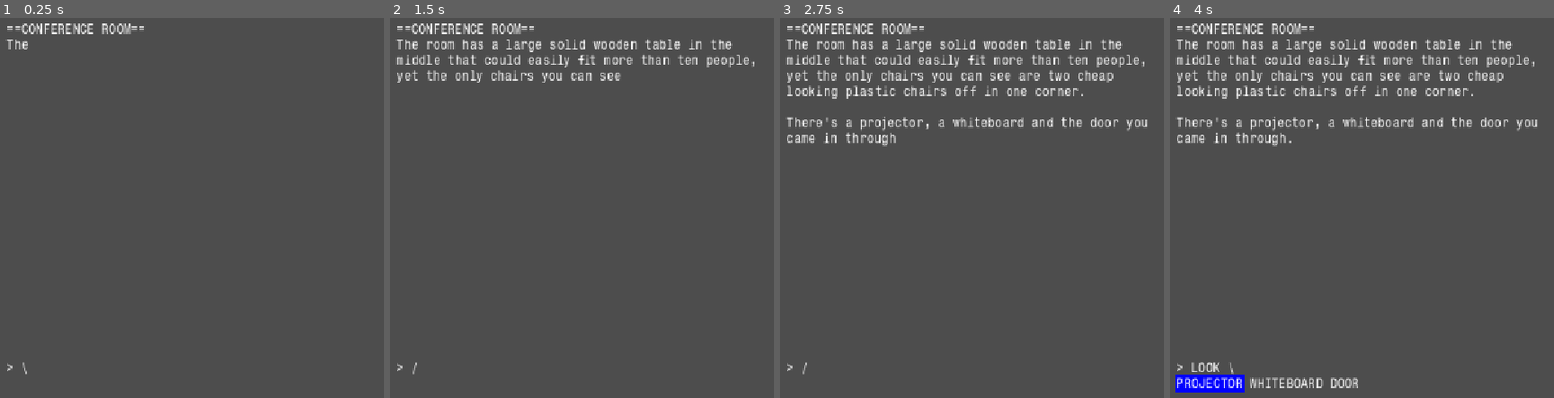
Above: before the commit, frames 1-4 (left to right).
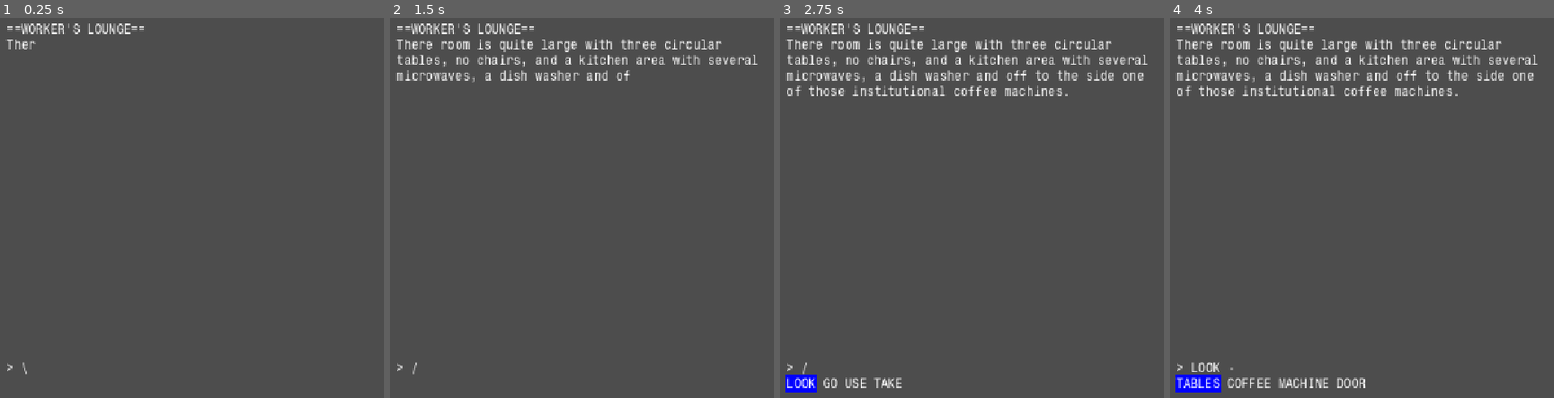
Above: after the commit, the same moments.

Repository: local-minimum/don-t-run
Game: Godot game, scene res://levels/terminal/terminal.tscn
Same seed, same stepped clock (60 frames per second), same inputs: the game is played once before the commit and once after it.
Inputs:
- Up to frame 1 (0.25 s): no input
- Up to frame 2 (1.5 s): no input
- Up to frame 3 (2.75 s): no input
- Up to frame 4 (4 s): tap Enter at 3.5 s

The runs differ from the first frame. In frame 1, 0.4% of the frame differs, in the area x 5-35%, y 1-9%; in frame 2, 3.7%; in frame 3, 7.0%; in frame 4, 7.4%, in the area x 1-96%, y 1-99%.

Commit message:
Workers lounge

Diff:
--- a/levels/terminal/game_interaction.gd
+++ b/levels/terminal/game_interaction.gd
@@ -10,6 +10,12 @@
 func is_target(target: String) -> bool:
     for t: String in triggers:
         if t.ends_with(" %s" % target):
+            return true
+    return false
+
+func is_in_targets(targets: Array[String]) -> bool:
+    for t: String in targets:
+        if is_target(t):
             return true
     return false
 
--- a/levels/terminal/game_place.gd
+++ b/levels/terminal/game_place.gd
@@ -12,6 +12,7 @@
 @export var state_descriptors: Dictionary[String, String] = {}
 var _transitions: Array[GameTransition]
 var _interactions: Array[GameInteraction]
+var added_targets: Array[String]
 
 func get_extended_description(game: TerminalGame) -> String:
     var ret: String = "==%s==\n%s" % [location, description]
@@ -26,7 +27,7 @@
     get():
         var ret: Array[String] = []
         for t: GameTransition in _transitions:
-            if t.hidden || t.blocked:
+            if t.hidden && !added_targets.has(t.target) || t.blocked:
                 continue
 
             for a: String in t.actions:
@@ -34,14 +35,12 @@
                     ret.append(a)
 
         for i: GameInteraction in _interactions:
-            if i.hidden || i.blocked:
+            if i.hidden && !i.is_in_targets(added_targets) || i.blocked:
                 continue
 
             i.append_trigger_actions(ret)
 
         return ret
-
-var added_targets: Array[String]
 
 var targets: Array[String]:
     get():
--- a/levels/terminal/terminal.tscn
+++ b/levels/terminal/terminal.tscn
@@ -91,7 +91,7 @@
 main = NodePath("../AspectRatioContainer/MarginContainer/VBoxContainer/Main Text")
 input = NodePath("../AspectRatioContainer/MarginContainer/VBoxContainer/Input Line")
 options = NodePath("../AspectRatioContainer/MarginContainer/VBoxContainer/Options Line")
-start = NodePath("6th Floor/Conference Room")
+start = NodePath("6th Floor/Workers Lounge")
 
 [node name="Ground Floor" type="Node" parent="TerminalGame" unique_id=1983827917]
 
@@ -622,6 +622,7 @@
 [node name="Workers Lounge" type="Node" parent="TerminalGame/6th Floor" unique_id=1713603343]
 script = ExtResource("4_3equl")
 location = "WORKER'S LOUNGE"
+_descriptions = Array[String](["There room is quite large with three circular tables, no chairs, and a kitchen area with several microwaves, a dish washer and off to the side one of those institutional coffee machines."])
 metadata/_custom_type_script = "uid://gsfx6wsb66de"
 
 [node name="Door" type="Node" parent="TerminalGame/6th Floor/Workers Lounge" unique_id=1079187788 node_paths=PackedStringArray("place")]
@@ -631,3 +632,48 @@
 place = NodePath("../../Hall Corner by Lounge")
 _descriptions = Array[String](["You exit the worker's lounge."])
 metadata/_custom_type_script = "uid://b3qt00giuv02a"
+
+[node name="Tables" type="Node" parent="TerminalGame/6th Floor/Workers Lounge" unique_id=850860588]
+script = ExtResource("6_g45n6")
+triggers = Array[String](["LOOK TABLES"])
+_descriptions = Array[String](["All three tables look exactly the same. Round. Clean. Not a bread crumb on them, which perhaps isn't all too strange given that there are no chairs in the room."])
+metadata/_custom_type_script = "uid://br3ay75u35q2m"
+
+[node name="Coffe Machine" type="Node" parent="TerminalGame/6th Floor/Workers Lounge" unique_id=1053836553]
+script = ExtResource("6_g45n6")
+triggers = Array[String](["LOOK COFFEE MACHINE", "USE COFFEE MACHINE"])
+add_targets = Array[String](["COFFEE", "HOT CHOCOLATE"])
+_descriptions = Array[String](["It looks like a mid-sized machine suitable for a work place with well more than ten people working there.
+
+It offers both coffee and hot chocolate."])
+metadata/_custom_type_script = "uid://br3ay75u35q2m"
+
+[node name="Coffee" type="Node" parent="TerminalGame/6th Floor/Workers Lounge" unique_id=1634540720]
+script = ExtResource("6_g45n6")
+triggers = Array[String](["TAKE COFFEE", "MAKE COFFEE"])
+hidden = true
+_descriptions = Array[String](["The machine gurgles, buzzes and then starts to spurt out a steaming black liquid into a paper cup.
+
+You are indeed very cold and a bit of coffee couldn't hurt.
+
+It tastes, well not great.{WAIT 0.5} There's a metallic tone,{WAIT 0.5} as if there's something wrong with the water,{WAIT 0.5} and sour.{CURSOR 2}{MORE}{CURSOR 0}{CLEAR}
+
+Still, you needed to warm up a bit.", "One coffee is more than enough. It was rather sour, bland, and you have yet to find a clean toilet up here in the office."])
+auto_increment_description = true
+add_global_state = Array[String](["WARMTH"])
+metadata/_custom_type_script = "uid://br3ay75u35q2m"
+
+[node name="Hot Chocolate" type="Node" parent="TerminalGame/6th Floor/Workers Lounge" unique_id=890313053]
+script = ExtResource("6_g45n6")
+triggers = Array[String](["TAKE HOT CHOCOLATE", "MAKE HOT CHOCOLATE"])
+hidden = true
+_descriptions = Array[String](["The machine gurgles, buzzes, stutters and then starts to spurt out a steaming thick liquid into a paper cup.{WAIT 0.5}
+
+It smells delicious!{WAIT 1}
+
+The hot thick liquid fills your stomach with a sweet warmth.{WAIT 2} And then radiates out into your body, almost as if your blood was getting replaced by a thick chocolately liquid...{MORE}{CURSOR 0}{CLEAR}
+
+You did need that.", "Chocolate is quite filling, and you cannot see yourself drinking another."])
+auto_increment_description = true
+add_global_state = Array[String](["WARMTH"])
+metadata/_custom_type_script = "uid://br3ay75u35q2m"
